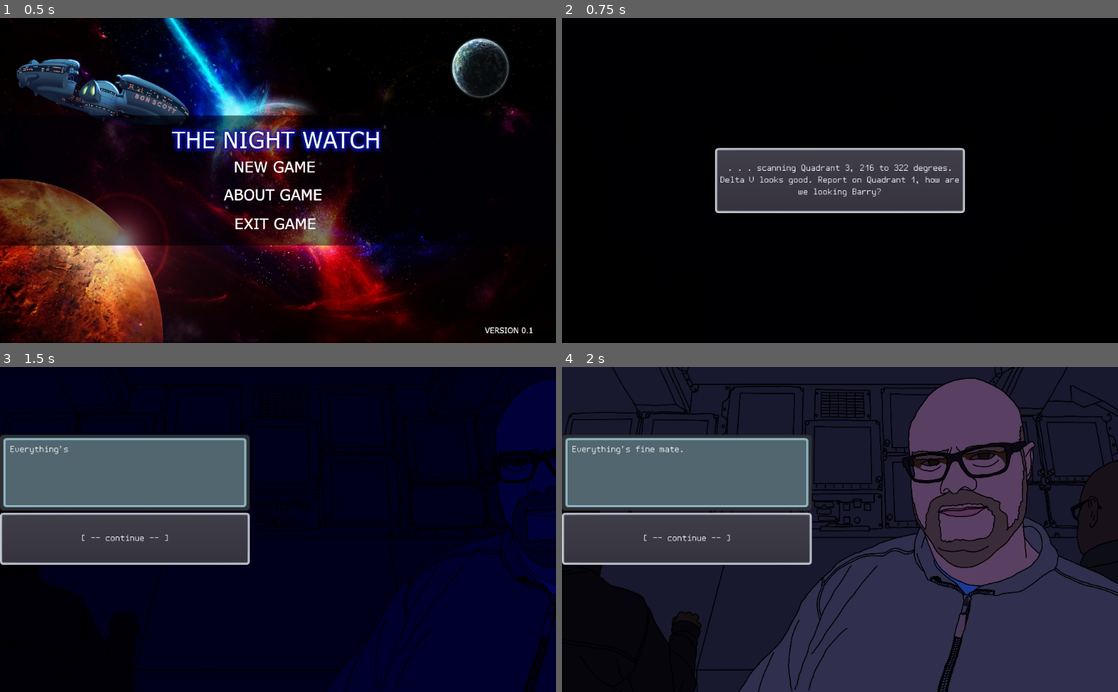
Above: before the commit, frames 1-4 (two rows, left to right).
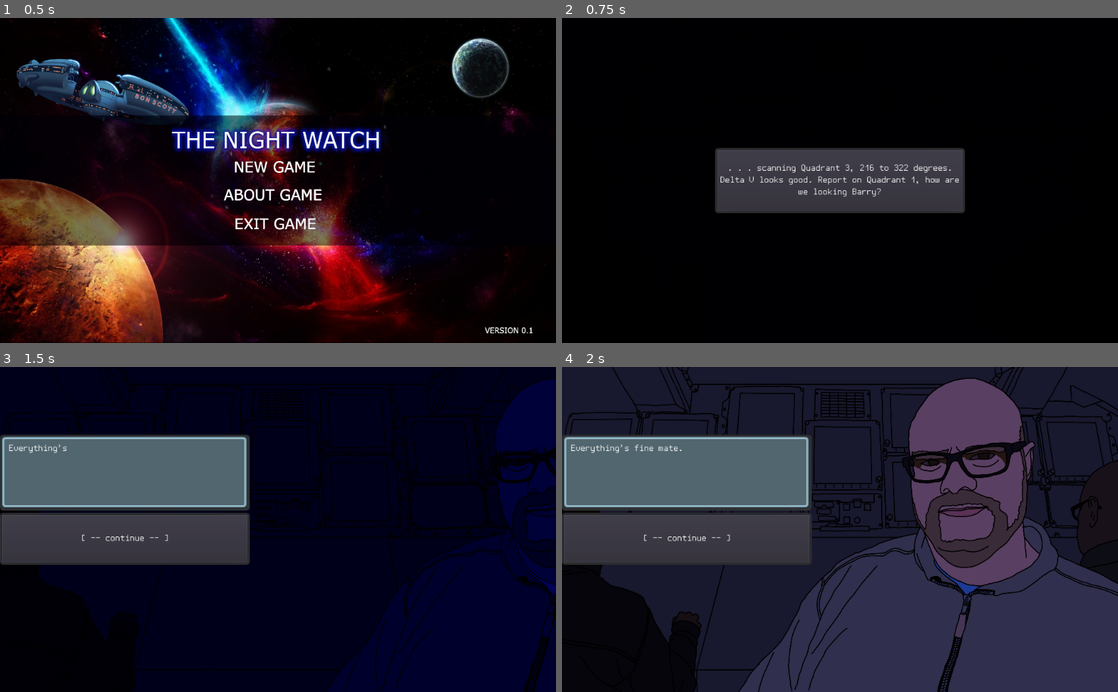
Above: after the commit, the same moments.

Repository: s3775599/BITS-clone
Game: Godot game, scene res://Scenes/Title.tscn
Same seed, same stepped clock (60 frames per second), same inputs: the game is played once before the commit and once after it.
Inputs (mouse positions are in pixels of both pictures, inside the frame that each line leads up to):
- Up to frame 1 (0.5 s): no input
- Up to frame 2 (0.75 s): tap Enter at 0.5 s; move the mouse to (834, 167) at 0.52 s; click (834, 167) at 0.67 s
- Up to frame 3 (1.5 s): click ". . . scanning Quadrant 3, 21…" at 1.25 s
- Up to frame 4 (2 s): no input

Frame 1 is identical in both runs. In frame 2, 0.9% of the frame differs, in the area x 27-73%, y 39-61%; in frame 3, 1.4%; in frame 4, 1.5%, in the area x 0-45%, y 21-61%.

Commit message:
Fixed typewriter text bugs

Diff:
--- a/NightwatchDialogueSystem/Scenes/BarryPopup.tscn
+++ b/NightwatchDialogueSystem/Scenes/BarryPopup.tscn
@@ -45,8 +45,8 @@
 
 [node name="DisplayGlass" type="NinePatchRect" parent="VBoxContainer/DisplayRect"]
 light_mask = 3
-margin_left = 6.0
-margin_top = 6.0
+margin_left = 4.0
+margin_top = 4.0
 margin_right = 454.0
 margin_bottom = 134.0
 texture = ExtResource( 4 )
@@ -65,6 +65,7 @@
 text = "PLACEHOLDER"
 
 [node name="ButtonRect" type="NinePatchRect" parent="VBoxContainer"]
+self_modulate = Color( 0.235294, 0.235294, 0.235294, 1 )
 margin_top = 144.0
 margin_right = 460.0
 margin_bottom = 350.0
--- a/NightwatchDialogueSystem/Scenes/JohnPopup.tscn
+++ b/NightwatchDialogueSystem/Scenes/JohnPopup.tscn
@@ -21,6 +21,7 @@
 anchor_bottom = 0.5
 margin_left = -460.0
 margin_top = -175.0
+margin_right = -10.0
 margin_bottom = 175.0
 rect_min_size = Vector2( 460, 0 )
 theme = SubResource( 2 )
@@ -47,8 +48,8 @@
 
 [node name="DisplayGlass" type="NinePatchRect" parent="VBoxContainer/DisplayRect"]
 light_mask = 3
-margin_left = 6.0
-margin_top = 6.0
+margin_left = 4.0
+margin_top = 4.0
 margin_right = 454.0
 margin_bottom = 134.0
 texture = ExtResource( 4 )
@@ -67,6 +68,7 @@
 text = "PLACEHOLDER"
 
 [node name="ButtonRect" type="NinePatchRect" parent="VBoxContainer"]
+self_modulate = Color( 0.235294, 0.235294, 0.235294, 1 )
 margin_top = 144.0
 margin_right = 460.0
 margin_bottom = 350.0
--- a/NightwatchDialogueSystem/Scenes/PlayerPopup.tscn
+++ b/NightwatchDialogueSystem/Scenes/PlayerPopup.tscn
@@ -34,6 +34,7 @@
 alignment = 2
 
 [node name="ButtonRect" type="NinePatchRect" parent="VBoxContainer"]
+self_modulate = Color( 0.235294, 0.235294, 0.235294, 1 )
 margin_right = 460.0
 margin_bottom = 350.0
 size_flags_horizontal = 3
--- a/NightwatchDialogueSystem/Scripts/DialoguePopup.gd
+++ b/NightwatchDialogueSystem/Scripts/DialoguePopup.gd
@@ -24,9 +24,6 @@
 var button_selected = false
 var quit_button = false
 
-func _ready():
-	quit_button = false
-
 
 func _input(event):
 	if Input.is_action_just_pressed("ui_cancel"):
@@ -34,6 +31,7 @@
 
 # This functon gets dialogue lines as a param and prints it to the dialogue box and buttons
 func set_text(dialogue_lines):
+	quit_button = false
 	button_selected = false
 	# Hides all buttons by default
 	button1.visible = false
@@ -71,7 +69,7 @@
 	# Prints each individual letter according to Timer length
 	for letter in text:
 		# If a button has been selected, print the remaining text to the dialogue window
-		if button_selected or quit_button:
+		if button_selected: # or quit_button:
 			display_text.bbcode_text = String(text)
 			break
 		else:
@@ -92,6 +90,8 @@
 	# Because the buttons expand to fill the VBoxContainer, the VBoxContainer itself is adjusted
 	# according to how many buttons there are.
 	if n > 1:
+		# Adjusts the button display for the player or NPC dialogues, taking into account
+		# the size of the NPCs' dialogue display window
 		if player_popup.visible:
 			$VBoxContainer.rect_size = Vector2(460, 120)
 		else:
